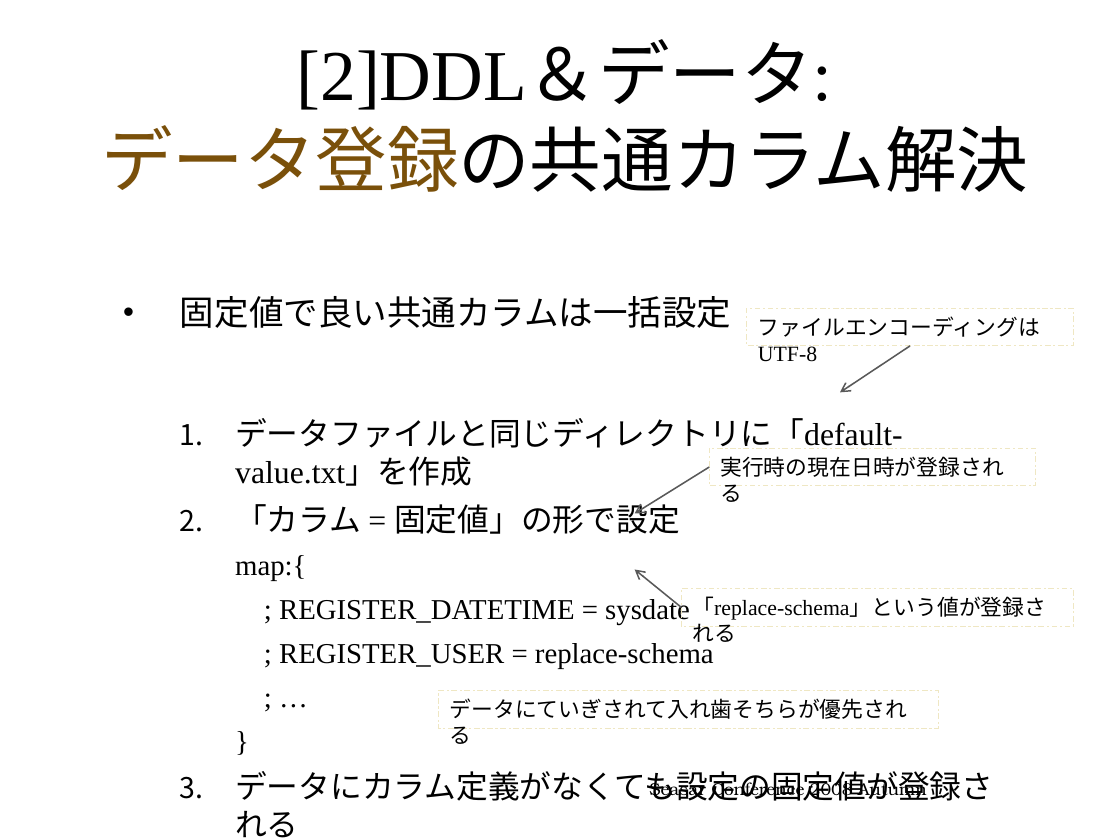
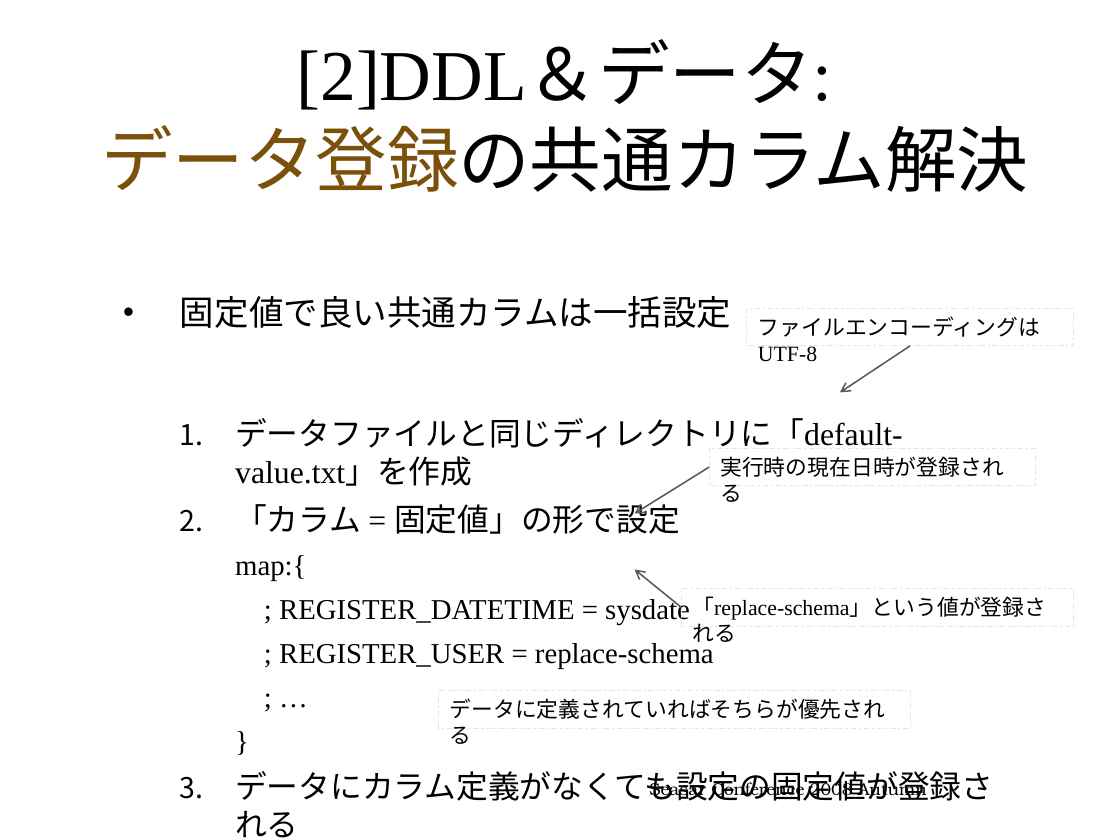
Before and after one commit to seasarorg/dbflute, a slide deck: slide 28 of dbflute/etc/doc/ref/session/resource/GenbaSolution2-sc2008autumn-dbflute.pptx. Drawn at 1120x840 pixels with LibreOffice and Linux fonts; fonts in the diff are those of the drawing; background and template pictures are left out. Boxes give left, top, right and bottom in pixels: in the first picture for what was removed or moved away, otherwise in the second. Text is boxed around its words. In the diff, an @@ line names an element or a change of style, - is before the commit and + after.

```diff
--- a/dbflute/etc/doc/ref/session/resource/GenbaSolution2-sc2008autumn-dbflute.pptx
+++ b/dbflute/etc/doc/ref/session/resource/GenbaSolution2-sc2008autumn-dbflute.pptx
@@ rectangle "データに定義されていればそちらが優先される": place and size @@
-rectangle "データに定義されていればそちらが優先される" at <box>439,691,939,729</box>
+rectangle "データに定義されていればそちらが優先される" at <box>439,691,911,729</box>
@@ text in rectangle at <box>450,698,886,744</box>: text changed @@
-データにていぎされて入れ歯そちらが優先される
+データに定義されていればそちらが優先される
```
Also in this commit, not shown: 1 other file.
